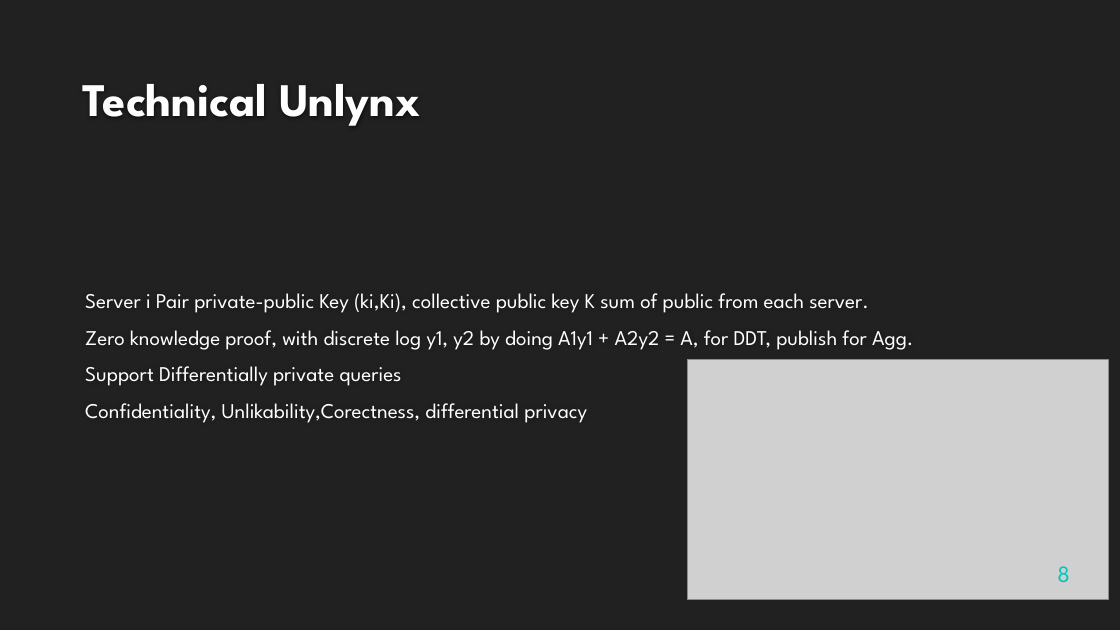
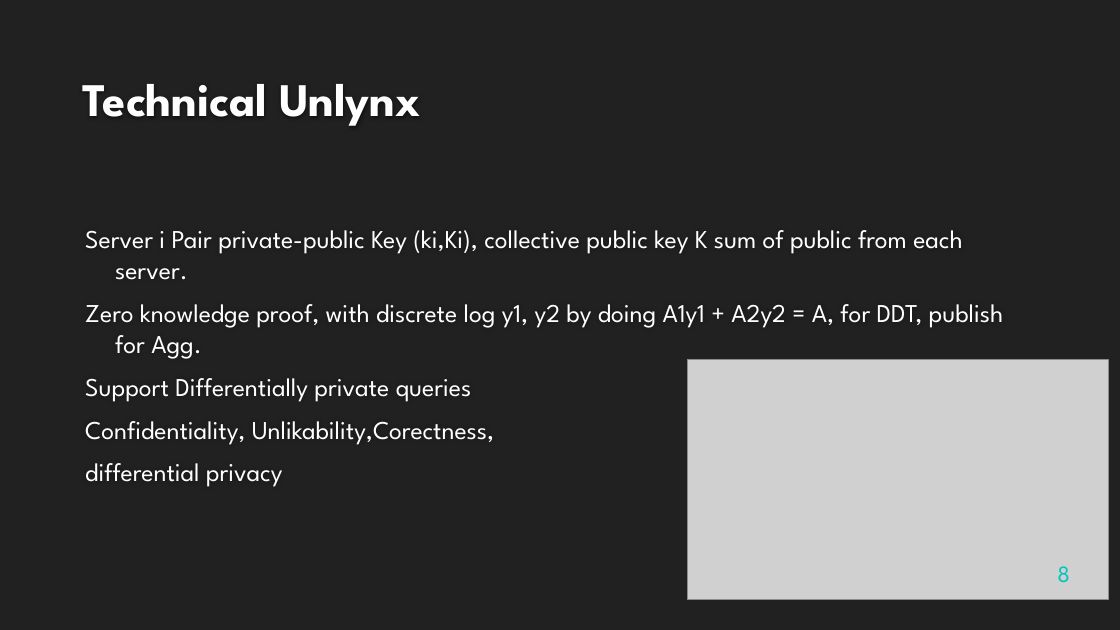
Before and after one commit to maxpr/MasterProjectDocuments, a slide deck: slide 8 of doc/Présentation.pptx. Drawn at 1120x630 pixels with LibreOffice and Linux fonts; fonts in the diff are those of the drawing; grey boxes stand for pictures; background and template pictures are left out. Boxes give left, top, right and bottom in pixels: in the first picture for what was removed or moved away, otherwise in the second. Text is boxed around its words. In the diff, an @@ line names an element or a change of style, - is before the commit and + after.

```diff
--- a/doc/Présentation.pptx
+++ b/doc/Présentation.pptx
@@ text at box(85, 230, 1003, 402): size 18 to 22 pt in "Server i Pair private-public Key (ki,Ki), collective ...", "Zero knowledge proof, with discrete log y1, ...", "Support Differentially private queries" @@
@@ text at box(85, 421, 494, 487): text changed; size 18 to 22 pt @@
-Confidentiality, Unlikability,Corectness, differential privacy
+Confidentiality, Unlikability,Corectness,
+differential privacy
```
Also in this commit, not shown: 6 other slides changed.
